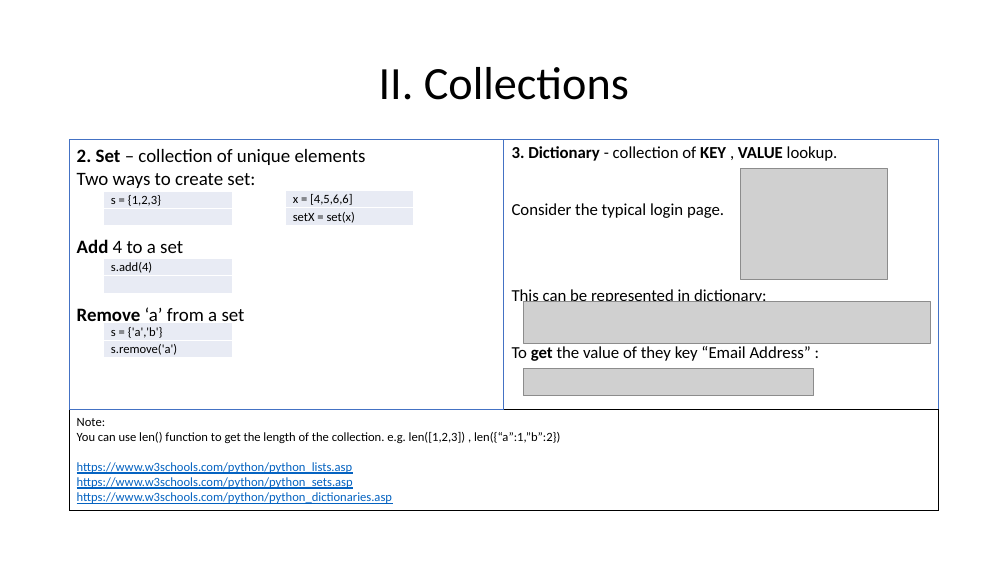
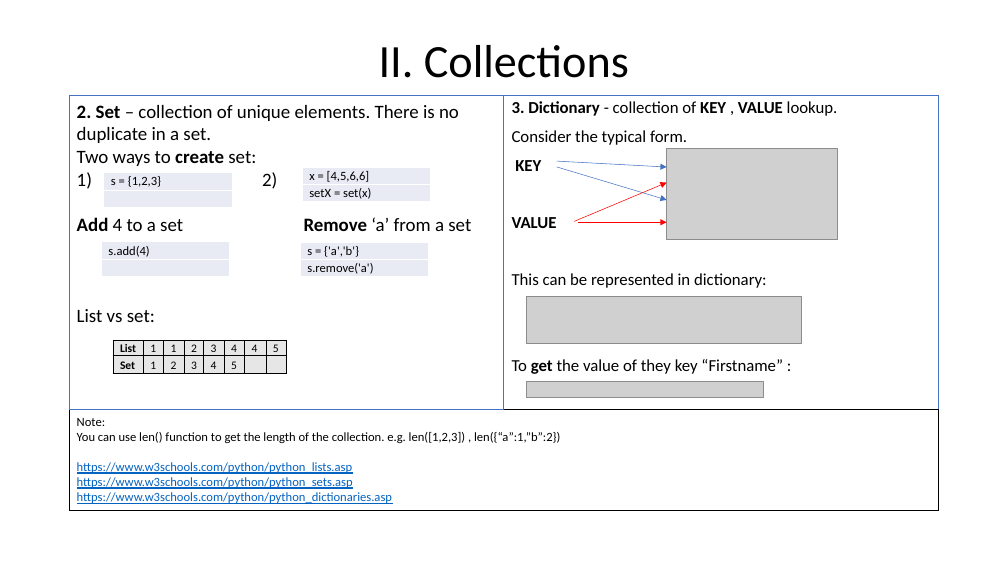
Before and after one commit to henrywma/foConnect, a slide deck: slide 6 of Python guide.pptx (slide 7 before the commit). Drawn at 1008x567 pixels with LibreOffice and Linux fonts; fonts in the diff are those of the drawing; grey boxes stand for pictures. Boxes give left, top, right and bottom in pixels: in the first picture for what was removed or moved away, otherwise in the second. Text is boxed around its words. In the diff, an @@ line names an element or a change of style, - is before the commit and + after.

```diff
--- a/Python guide.pptx
+++ b/Python guide.pptx
@@ title "II. Collections" moved from (x1=379, y1=67, x2=629, y2=100) to (x1=379, y1=45, x2=629, y2=78) @@
@@ rectangle "2. Set – collection of ..." resized from (x1=70, y1=140, x2=504, y2=410) to (x1=70, y1=96, x2=504, y2=411) @@
@@ text in rectangle at (x1=77, y1=105, x2=459, y2=143): text changed @@
-2. Set – collection of unique elements
+2. Set – collection of unique elements. There is no duplicate in a set.
@@ text "3. Dictionary - collection of ..." resized from (x1=504, y1=140, x2=939, y2=410) to (x1=504, y1=96, x2=939, y2=411) @@
@@ text at (x1=512, y1=130, x2=687, y2=171): text changed @@
-Consider the typical login page.
+Consider the typical form.
+KEY
+VALUE
@@ picture added at (x1=667, y1=148, x2=838, y2=239) @@
@@ text in rectangle at (x1=77, y1=172, x2=471, y2=322): text changed @@
-Add 4 to a set
-Remove ‘a’ from a set
+1) 2)
+Add 4 to a set Remove ‘a’ from a set
+List vs set:
@@ text in rectangle at (x1=77, y1=151, x2=256, y2=166): bold on in "create" @@
@@ table moved from (x1=104, y1=191, x2=231, y2=226) to (x1=104, y1=172, x2=231, y2=207) @@
@@ table moved from (x1=286, y1=191, x2=414, y2=227) to (x1=302, y1=167, x2=430, y2=203) @@
@@ arrow added from (557, 161) to (667, 167), #4472C4 0.5 pt @@
@@ arrow added from (557, 167) to (667, 200), #4472C4 0.5 pt @@
@@ picture removed at (x1=740, y1=169, x2=888, y2=280) @@
@@ arrow added from (575, 222) to (667, 183), #FF0000 0.5 pt @@
@@ arrow added from (578, 222) to (667, 222), #FF0000 0.5 pt @@
@@ table moved from (x1=104, y1=259, x2=231, y2=293) to (x1=101, y1=242, x2=229, y2=277) @@
@@ table moved from (x1=104, y1=323, x2=231, y2=359) to (x1=300, y1=242, x2=428, y2=278) @@
@@ picture resized from (x1=523, y1=302, x2=931, y2=343) to (x1=526, y1=296, x2=802, y2=343) @@
@@ table added at (x1=113, y1=341, x2=286, y2=373), 2 rows, 8 columns @@
+List | 1 | 1 | 2 | 3 | 4 | 4 | 5
+Set | 1 | 2 | 3 | 4 | 5 |  | 
@@ text at (x1=512, y1=359, x2=783, y2=374): text changed @@
-To get the value of they key “Email Address” :
+To get the value of they key “Firstname” :
@@ picture removed at (x1=523, y1=368, x2=814, y2=395) @@
@@ picture added at (x1=526, y1=381, x2=764, y2=398) @@
```
Also in this commit, not shown: 11 other slides changed.
